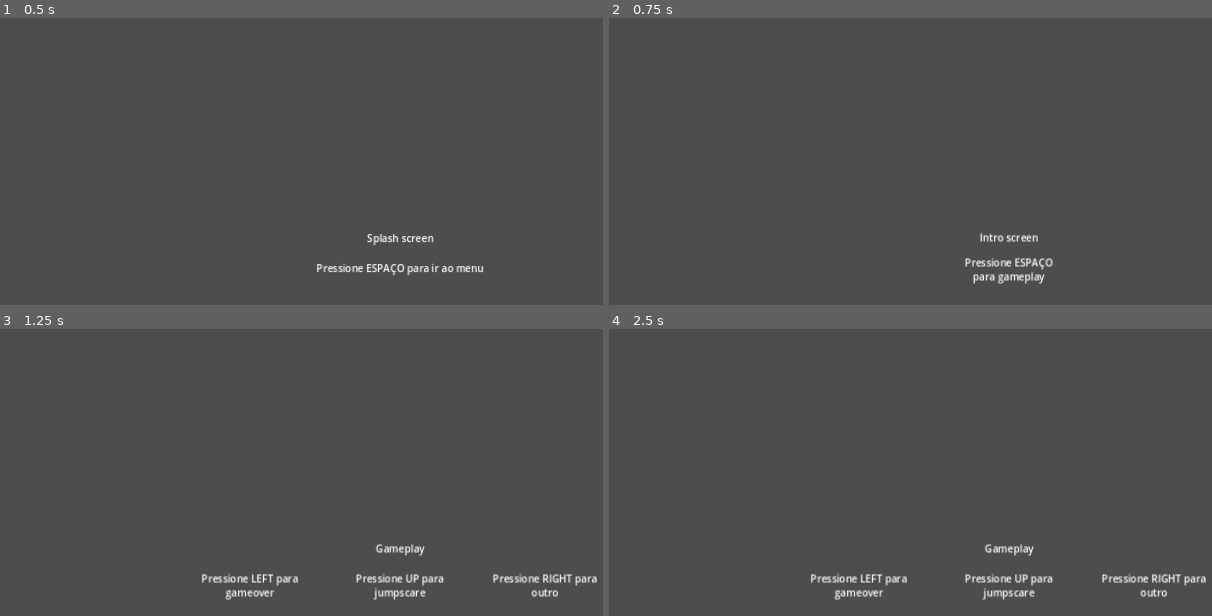
Above: before the commit, frames 1-4 (two rows, left to right).
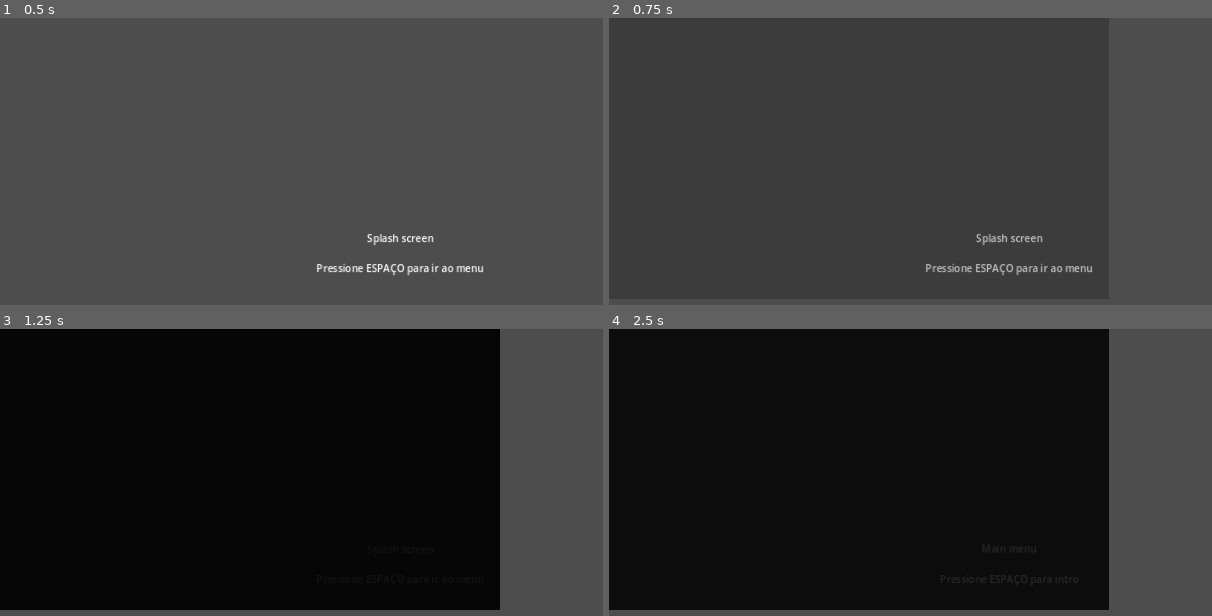
Above: after the commit, the same moments.

Repository: nawarian/imobilidade-urbana
Game: Godot game, scene res://game.tscn
Same seed, same stepped clock (60 frames per second), same inputs: the game is played once before the commit and once after it.
Inputs:
- Up to frame 1 (0.5 s): no input
- Up to frame 2 (0.75 s): tap Space at 0.5 s; tap Enter (ui_accept) at 0.6 s
- Up to frame 3 (1.25 s): tap Enter (ui_accept) at 0.77, 1.07 s
- Up to frame 4 (2.5 s): tap Space at 1.25, 2 s; tap Enter (ui_accept) at 1.35, 1.52, 1.82, 2.1 s

Frame 1 is identical in both runs. In frame 2, 1.1% of the frame differs, in the area x 52-81%, y 74-93%; in frame 3, 82%, in the area x 0-100%, y 0-98%; in frame 4, 82%.

Commit message:
feat(SceneManager) fade in/out transitions between scenes

Diff:
--- a/game.gd
+++ b/game.gd
@@ -3,4 +3,4 @@
 @onready var splash_scene: PackedScene = preload("res://scenes/splash/splash.tscn")
 
 func _ready():
-	SceneManager.change_to(splash_scene)
+	await SceneManager.change_to(splash_scene, false, 0, false, 0)
--- a/game.tscn
+++ b/game.tscn
@@ -4,20 +4,3 @@
 
 [node name="Game" type="Node2D"]
 script = ExtResource("1_ing21")
-
-[node name="SceneContainer" type="Node2D" parent="."]
-
-[node name="MainControl" type="Control" parent="."]
-layout_mode = 3
-anchors_preset = 0
-offset_right = 1280.0
-offset_bottom = 720.0
-
-[node name="FadeRect" type="ColorRect" parent="MainControl"]
-layout_mode = 1
-anchors_preset = 15
-anchor_right = 1.0
-anchor_bottom = 1.0
-grow_horizontal = 2
-grow_vertical = 2
-color = Color(0, 0, 0, 1)
--- a/project.godot
+++ b/project.godot
@@ -18,6 +18,7 @@
 [autoload]
 
 SceneManager="*res://scripts/scene_manager.gd"
+FadeInOut="*res://scripts/fade_in_out.gd"
 
 [display]
 
--- /dev/null
+++ b/scripts/fade_in_out.gd
@@ -0,0 +1,18 @@
+extends Node
+
+func fade_in(target: Node, time_sec: float):
+	var orig_modulate = target.modulate
+	target.modulate = Color.BLACK
+
+	var tween = create_tween()
+	tween.tween_property(target, "modulate", orig_modulate, time_sec)
+	tween.tween_interval(0.1)
+
+	await tween.finished
+
+func fade_out(target: Node, time_sec: float):
+	var tween = create_tween()
+	tween.tween_property(target, "modulate", Color.BLACK, time_sec)
+	tween.tween_interval(0.1)
+
+	await tween.finished
--- a/scripts/scene_manager.gd
+++ b/scripts/scene_manager.gd
@@ -1,4 +1,46 @@
 extends Node
 
-func change_to(next_scene: PackedScene):
-	get_tree().change_scene_to_packed(next_scene)
+func change_to(
+	next_scene: PackedScene,
+	fade_out: bool = true,
+	fade_out_time_sec: float = 1.0,
+	fade_in: bool = true,
+	fade_in_time_sec: float = 0.5,
+):
+	if fade_out:
+		var rect = _create_fade_rect()
+		await FadeInOut.fade_out(rect, fade_out_time_sec)
+
+	await _change_scene_to_packed_await(next_scene)
+
+	if fade_in:
+		var rect = _create_fade_rect()
+		await FadeInOut.fade_in(rect, fade_in_time_sec)
+
+func _create_fade_rect() -> ColorRect:
+	var screen_size = get_tree().root.get_size_with_decorations()
+
+	var rect = ColorRect.new()
+	rect.set_size(screen_size)
+	rect.modulate = Color.BLACK
+	rect.modulate.a = 0
+
+	get_tree().current_scene.add_child(rect)
+
+	return rect
+
+func _change_scene_to_packed_await(packed: PackedScene):
+	if not packed.can_instantiate():
+		print("[WARN] Scene ", packed.resource_name, " could not be instantiated. Reloading from disk.")
+		packed = load(packed.resource_path)
+
+	# Wait for very first scene to initialize
+	await get_tree().process_frame
+
+	var scene = packed.instantiate()
+	get_tree().root.add_child(scene)
+	get_tree().current_scene.queue_free()
+	get_tree().current_scene = scene
+
+	while get_tree().current_scene == null:
+		await get_tree().process_frame
